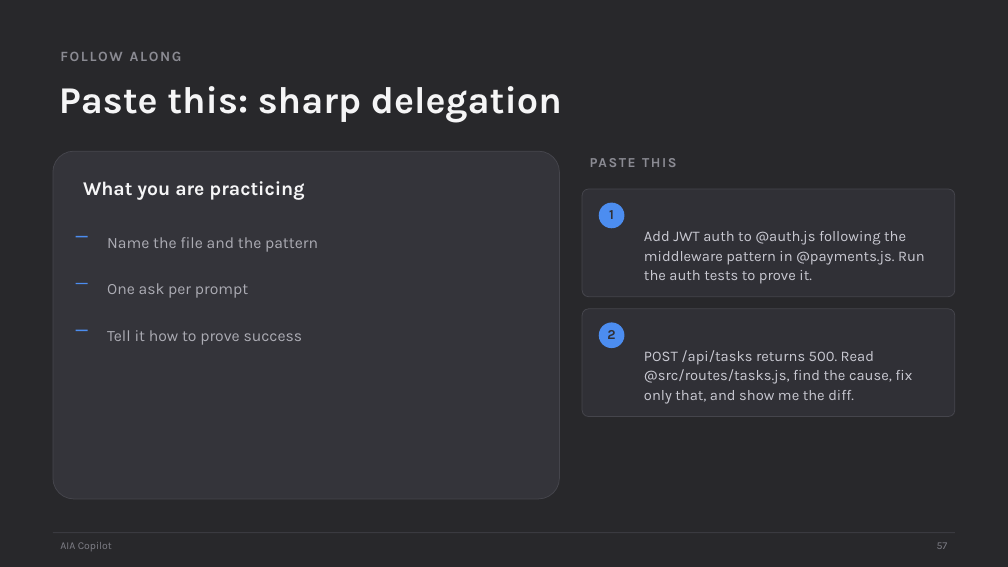
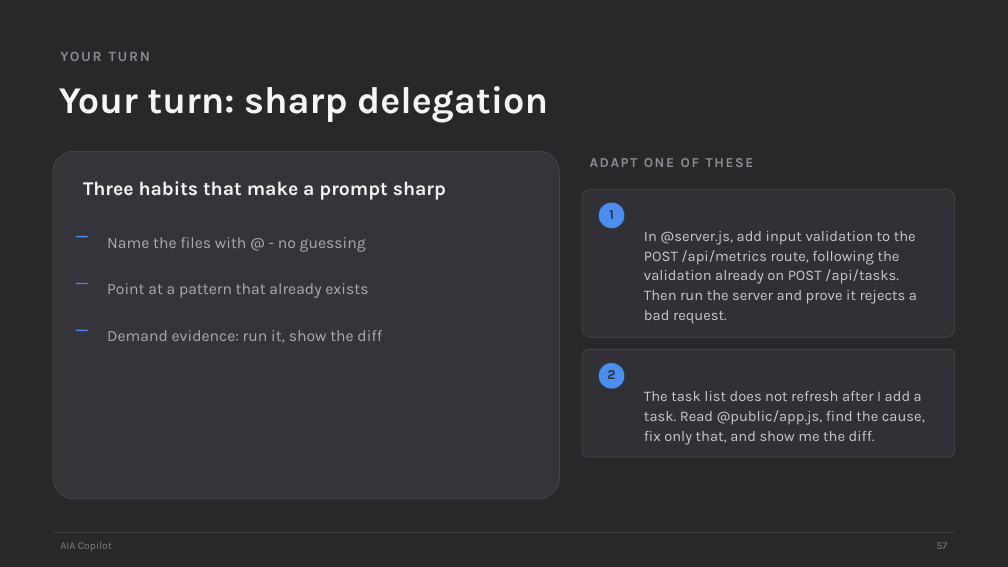
Before and after one commit to scottrhay/AIA-ClaudeCopilot, a slide deck: slide 57 of claude-code-3day/slides/Day1_Claude_Code_Fundamentals.pptx. Drawn at 1008x567 pixels with LibreOffice and Linux fonts; fonts in the diff are those of the drawing. Boxes give left, top, right and bottom in pixels: in the first picture for what was removed or moved away, otherwise in the second. Text is boxed around its words. In the diff, an @@ line names an element or a change of style, - is before the commit and + after.

Commit message:
Fix slide 57 (their repo, real files) and 58 (status-service, step-by-step); pin demos 39/79 to status-service

```diff
--- a/claude-code-3day/slides/Day1_Claude_Code_Fundamentals.pptx
+++ b/claude-code-3day/slides/Day1_Claude_Code_Fundamentals.pptx
@@ text at [59,88,234,114]: text changed @@
-FOLLOW ALONG
+YOUR TURN
@@ text at [244,86,548,122]: text changed @@
-Paste this: sharp delegation
+Your turn: sharp delegation
@@ text at [590,158,754,167]: text changed @@
-PASTE THIS
+ADAPT ONE OF THESE
@@ text at [83,181,446,200]: text changed @@
-What you are practicing
+Three habits that make a prompt sharp
@@ rounded rectangle: place and size @@
-rounded rectangle at [582,189,955,297]
+rounded rectangle at [582,189,955,337]
@@ text at [107,237,366,252]: text changed @@
-Name the file and the pattern
+Name the files with @ - no guessing
@@ text at [644,231,917,324]: text changed @@
-Add JWT auth to @auth.js following the middleware pattern in @payments.js. Run the auth tests to prove it.
+In @server.js, add input validation to the POST /api/metrics route, following the validation already on POST /api/tasks. Then run the server and prove it rejects a bad request.
@@ text at [107,283,368,298]: text changed @@
-One ask per prompt
+Point at a pattern that already exists
@@ text at [107,330,382,343]: text changed @@
-Tell it how to prove success
+Demand evidence: run it, show the diff
@@ 1 text, 1 rounded rectangle, 1 ellipse: place and size @@
-1 text, 1 rounded rectangle, 1 ellipse at [582,309,955,417]
+1 text, 1 rounded rectangle, 1 ellipse at [582,349,955,457]
@@ text at [644,391,925,445]: text changed @@
-POST /api/tasks returns 500. Read @src/routes/tasks.js, find the cause, fix only that, and show me the diff.
+The task list does not refresh after I add a task. Read @public/app.js, find the cause, fix only that, and show me the diff.
```
